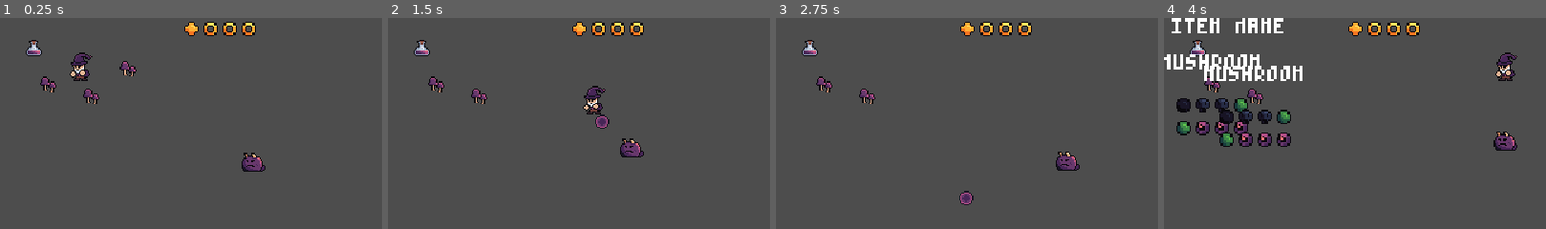
Above: before the commit, frames 1-4 (left to right).
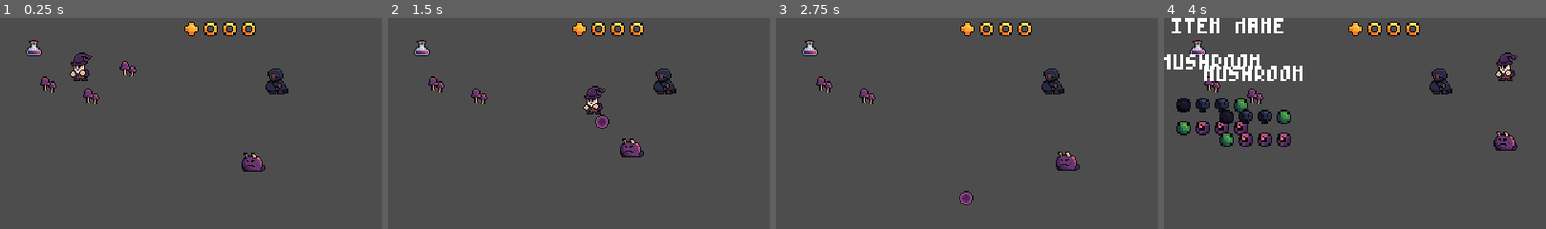
Above: after the commit, the same moments.

Repository: Felix1Stein/godot-alchemist-renew
Game: Godot game, scene res://Scenes/main.tscn
Two runs of this game, one before a commit and one after it. Both use one fixed random seed, a clock stepped at 60 frames per second and the inputs below.
Inputs (mouse positions are % of the whole screen's width and height, from its top left):
- Up to frame 1 (0.25 s): no input
- Up to frame 2 (1.5 s): tap Enter at 0.5 s; move the mouse to (72, 44) at 0.52 s; hold D (move_right_p1) 0.53-1.28 s; right-click (72, 44) at 0.6 s; move the mouse to (30, 54) at 1.27 s; hold S (move_down_p1) from 1.28 s (still down); click (30, 54) at 1.35 s
- Up to frame 3 (2.75 s): move the mouse to (60, 27) at 2.02 s; release S (move_down_p1) at 2.03 s; hold D (move_right_p1) from 2.03 s (still down); tap Shift (dash_p1) at 2.1 s
- Up to frame 4 (4 s): move the mouse to (45, 70) at 2.77 s; release D (move_right_p1) at 2.78 s; hold W (move_up_p1) 2.78-3.53 s; tap E (interact_p1) at 2.85 s; move the mouse to (80, 64) at 3.52 s; hold A (move_left_p1) from 3.53 s (still down); tap K (toggle_tooltips) at 3.6 s
The pictures show only the part of the screen within x 6-56%, y 37-86%; the shares and areas given below are measured in that part.

The runs differ from the first frame. In frame 1, 0.5% of the frame differs, in the area x 69-76%, y 23-37%; in frame 2, 0.5%; in frame 3, 0.5%; in frame 4, 0.5%.

Commit message:
Added death functionality for enemies

Diff:
--- a/Scenes/main.tscn
+++ b/Scenes/main.tscn
@@ -21,6 +21,7 @@
 [ext_resource type="Script" path="res://Scripts/DataContainers/DamageData.gd" id="14_dh0jn"]
 [ext_resource type="Script" path="res://Scripts/DataContainers/ProjectileData.gd" id="15_0a5sb"]
 [ext_resource type="Texture2D" uid="uid://iqq5agn1ns1d" path="res://Assets/Items/Item_Potion_Violet.png" id="16_b3534"]
+[ext_resource type="Texture2D" uid="uid://c1o3to4vcx102" path="res://Assets/Characters/Shopkeeper.png" id="22_hshht"]
 
 [sub_resource type="CircleShape2D" id="CircleShape2D_rqhpy"]
 radius = 12.0
@@ -166,6 +167,10 @@
 text = "HP: X/X"
 vertical_alignment = 2
 
+[node name="Shopkeeper" type="Sprite2D" parent="."]
+position = Vector2(269, 187)
+texture = ExtResource("22_hshht")
+
 [connection signal="area_entered" from="Entities/TinyDevil/TargetChecker" to="Entities/TinyDevil/TargetChecker" method="_on_area_entered"]
 [connection signal="area_exited" from="Entities/TinyDevil/TargetChecker" to="Entities/TinyDevil/TargetChecker" method="_on_area_exited"]
 [connection signal="target_changed" from="Entities/TinyDevil/TargetChecker" to="Entities/TinyDevil/EnemyBehavior" method="_on_target_checker_target_changed"]
--- a/Scripts/Components/HealthManager.gd
+++ b/Scripts/Components/HealthManager.gd
@@ -8,3 +8,11 @@
 # Executes attack
 func attack(damage_manager : DamageManager) -> void:
 	health_data.attack(damage_manager.damage_data)
+
+	if health_data.is_dead() == true:
+		destroy_parent()
+
+
+# Die and destroy parent
+func destroy_parent() -> void:
+	get_parent().free()
--- a/Scripts/DataContainers/HealthData.gd
+++ b/Scripts/DataContainers/HealthData.gd
@@ -14,6 +14,10 @@
 	self.max_health_points = max_health_points
 	self.health_points = health_points
 
+
+# Returns true if object is dead (hp <= 0)
+func is_dead() -> bool:
+	return health_points <= 0
 
 # Modifies health data according ot the damage_data ruleset
 func attack(damage_data : DamageData) -> void:
Binary file added: Assets/Characters/Shopkeeper.png
Not shown, added: Assets/Characters/Shopkeeper.png.import
Not shown: 1 places in Scenes/main.tscn that only renumber resources
